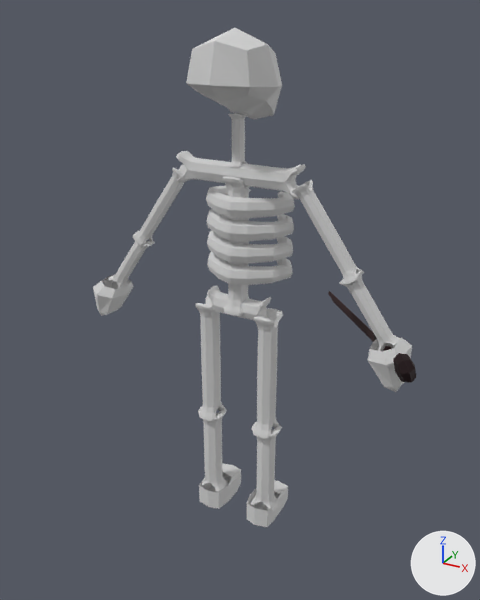
Renders of the Blender file Assets/Models/Enemies/Skeleton.blend from each side of a commit.
Before and after are seen from a 50 mm lens placed at (2.64, -4.78, 4.72), pointed at (-0.01, 0.03, 2.31). Every picture has the same lights, and +X, +Y and +Z are marked at lower right. The older version comes first.

Script lines for the objects in view, before the commit:
```python
ob_body_006 = bpy.data.objects.new('Body.006', me_cube_041)
ob_body_006.location = (0.0, 0.0, 0.0)
ob_body_006.rotation_euler = (0.0, 0.0, 1.571)  # degrees (0, 0, 90)
ob_bone_002 = bpy.data.objects.new('Bone.002', me_cube_025)
ob_bone_002.location = (-1.19, 0.0, 2.48)
ob_bone_002.rotation_euler = (0.611, 0.0, 1.571)  # degrees (35, 0, 90)
ob_bone_002.scale = (0.72, 0.72, 0.576)
ob_bone_003 = bpy.data.objects.new('Bone.003', me_cube_026)
ob_bone_003.location = (-0.79, 0.0, 3.08)
ob_bone_003.rotation_euler = (0.0, 0.611, 0.0)  # degrees (0, 35, 0)
ob_bone_003.scale = (0.72, 0.72, 0.76)
ob_bone_007 = bpy.data.objects.new('Bone.007', me_cube_030)
ob_bone_007.location = (0.295, 0.0, 1.64)
ob_bone_007.scale = (1.0, 1.0, 1.08)
ob_bone_008 = bpy.data.objects.new('Bone.008', me_cube_031)
ob_bone_008.location = (1.21, 0.0, 2.48)
ob_bone_008.rotation_euler = (-0.611, 0.0, 1.571)  # degrees (-35, 0, 90)
ob_bone_008.scale = (0.72, 0.72, 0.576)
ob_bone_009 = bpy.data.objects.new('Bone.009', me_cube_032)
ob_bone_009.location = (0.81, 0.0, 3.08)
ob_bone_009.rotation_euler = (0.0, -0.611, 0.0)  # degrees (0, -35, 0)
ob_bone_009.scale = (0.72, 0.72, 0.76)
ob_bone_010 = bpy.data.objects.new('Bone.010', me_cube_033)
ob_bone_010.location = (-0.005, 0.0, 2.84)
ob_bone_010.scale = (1.0, 1.0, 1.08)
ob_bone_011 = bpy.data.objects.new('Bone.011', me_cube_037)
ob_bone_011.location = (-0.005, 0.0, 3.74)
ob_bone_011.scale = (0.594, 0.594, 0.37)
ob_cube_002 = bpy.data.objects.new('Cube.002', me_cube_036)
ob_cube_002.location = (0.0, 0.0, 4.14)
ob_cube_002.rotation_euler = (0.0, 0.0, 1.571)  # degrees (0, 0, 90)
ob_cube_002.scale = (0.91, 0.91, 0.91)
# also in view: 'Bone' at (-0.3, 0.0, 0.61); 'Bone.006' at (0.3, 0.0, 0.61); 'Body.004' at (1.41, -0.03, 2.08); 'Bone.001' at (-0.31, 0.0, 1.64); 'MedSword.002' at (0.78, 1.11, 1.85)
```
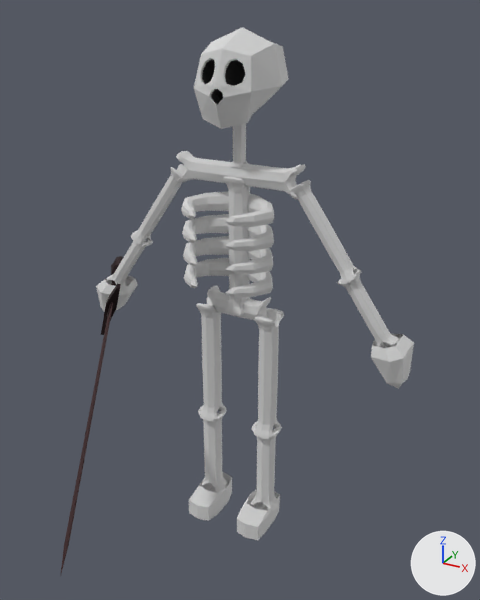
Where the newer file only moved an object's origin or applied its transform, the numbers keep the older frame.

What changed in the scene script:
```text
Change me_cube_030:
    used by ob_bone_007; location = (0.295, 0.0, 1.64); scale = (1.0, 1.0, 1.08)
    remove me_cube_030.from_pydata(...)  # 163 vertices, 164 faces; spans x -0.103..0.103, y -0.134..0.134, z -0.574..0.574
    add me_cube_030.from_pydata(...)  # 163 vertices, 164 faces; spans x -0.692..-0.487, y -0.134..0.134, z -0.574..0.574
    me_cube_030 part 1: the whole mesh is turned 180 degrees about the z axis through its middle, then moved by (-0.59, 0.0, 0.0)
Change ob_cube_002:
    ob_cube_002.rotation_euler: (0.0, 0.0, 1.571) -> (0.0, 0.0, -1.571)  # degrees (0, 0, 90) -> degrees (0, 0, -90)
Change ob_bone_011:
    ob_bone_011.location: (-0.005, 0.0, 3.74) -> (0.005, 0.0, 3.74)
Change ob_bone_010:
    ob_bone_010.location: (-0.005, 0.0, 2.84) -> (0.005, 0.0, 2.84)
    ob_bone_010.rotation_euler: (0.0, 0.0, 0.0) -> (0.0, 0.0, -3.142)  # degrees (0, 0, 0) -> degrees (0, 0, -180)
Change ob_bone_009:
    ob_bone_009.location: (0.81, 0.0, 3.08) -> (-0.81, 0.0, 3.08)
    ob_bone_009.rotation_euler: (0.0, -0.611, 0.0) -> (0.0, -0.611, -3.142)  # degrees (0, -35, 0) -> degrees (0, -35, -180)
Change ob_bone_008:
    ob_bone_008.location: (1.21, 0.0, 2.48) -> (-1.21, 0.0, 2.48)
    ob_bone_008.rotation_euler: (-0.611, 0.0, 1.571) -> (-0.611, 0.0, -1.571)  # degrees (-35, 0, 90) -> degrees (-35, 0, -90)
Change ob_bone_003:
    ob_bone_003.location: (-0.79, 0.0, 3.08) -> (0.79, 0.0, 3.08)
    ob_bone_003.rotation_euler: (0.0, 0.611, 0.0) -> (0.0, 0.611, -3.142)  # degrees (0, 35, 0) -> degrees (0, 35, -180)
Change ob_bone_002:
    ob_bone_002.location: (-1.19, 0.0, 2.48) -> (1.19, 0.0, 2.48)
    ob_bone_002.rotation_euler: (0.611, 0.0, 1.571) -> (0.611, 0.0, -1.571)  # degrees (35, 0, 90) -> degrees (35, 0, -90)
Change ob_bone_001:
    ob_bone_001.location: (-0.305, 0.0, 1.64) -> (0.305, 0.0, 1.64)
Change ob_body_006:
    ob_body_006.rotation_euler: (0.0, 0.0, 1.571) -> (0.0, 0.0, -1.571)  # degrees (0, 0, 90) -> degrees (0, 0, -90)
Change ob_body_005:
    ob_body_005.rotation_euler: (0.0, 0.0, 1.571) -> (0.0, 0.0, -1.571)  # degrees (0, 0, 90) -> degrees (0, 0, -90)
Change ob_body_004:
    ob_body_004.rotation_euler: (0.0, 0.0, 1.571) -> (0.0, 0.0, -1.571)  # degrees (0, 0, 90) -> degrees (0, 0, -90)
Change ob_body_003:
    ob_body_003.rotation_euler: (0.0, 0.0, 1.571) -> (0.0, 0.0, -1.571)  # degrees (0, 0, 90) -> degrees (0, 0, -90)
Change ob_medsword_002:
    ob_medsword_002.location: (1.272, 0.263, 2.049) -> (-1.288, -0.221, 2.079)
    ob_medsword_002.rotation_euler: (-1.823, -0.353, 0.632) -> (1.823, 0.353, 0.632)  # degrees (-104, -20, 36) -> degrees (104, 20, 36)
```

Pixel boxes [x1, y1, x2, y2] of what changed, in the pictures (480 x 600 px):
'Bone.010', moved, turned: before [206, 177, 295, 316]; after [181, 177, 274, 316]
'Cube.002', turned: before [186, 28, 282, 119]; after [194, 27, 289, 129]
'Bone.001', moved: before [195, 296, 225, 421]; after [253, 308, 284, 439]
'Bone.007', turned: before [252, 308, 283, 439]; after [196, 297, 226, 422]
'Bone.009', moved, turned: before [292, 180, 364, 285]; after [131, 164, 186, 246]
'Bone.003', moved, turned: before [133, 164, 186, 246]; after [289, 180, 362, 285]
'Body.003', turned: before [93, 274, 134, 316]; after [371, 334, 414, 389]
'MedSword.002', moved, turned: before [328, 291, 416, 383]; after [60, 256, 123, 576]
'Body.006', turned: before [199, 463, 241, 509]; after [237, 489, 280, 540]
'Body.005', turned: before [247, 480, 288, 527]; after [189, 472, 232, 521]
'Bone.002', moved, turned: before [108, 231, 155, 288]; after [337, 270, 399, 348]
'Bone.008', moved, turned: before [340, 270, 401, 351]; after [106, 230, 153, 287]
'Body.004', turned: before [368, 337, 412, 392]; after [96, 275, 138, 312]
'Bone.011', moved: before [228, 112, 248, 168]; after [230, 123, 249, 168]
